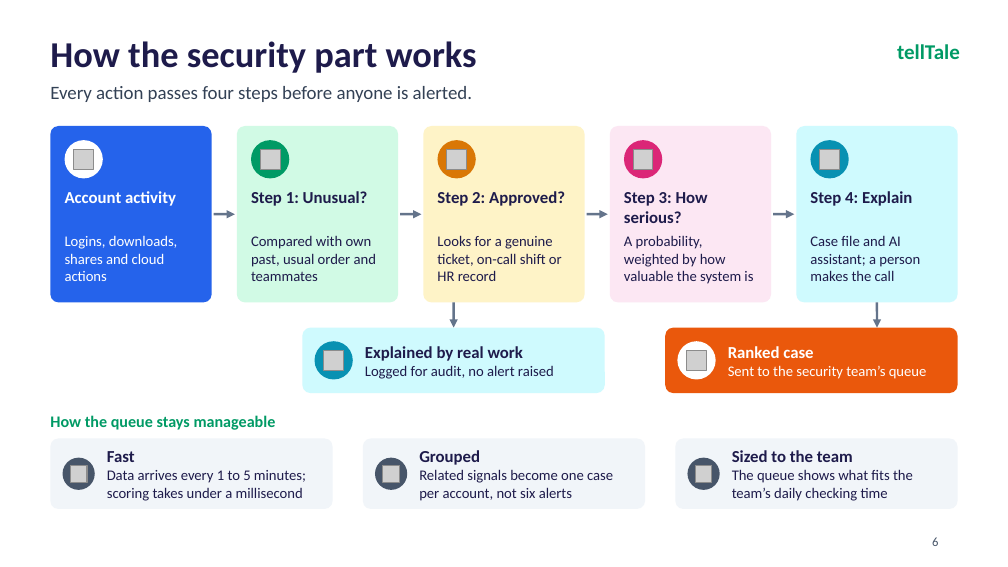
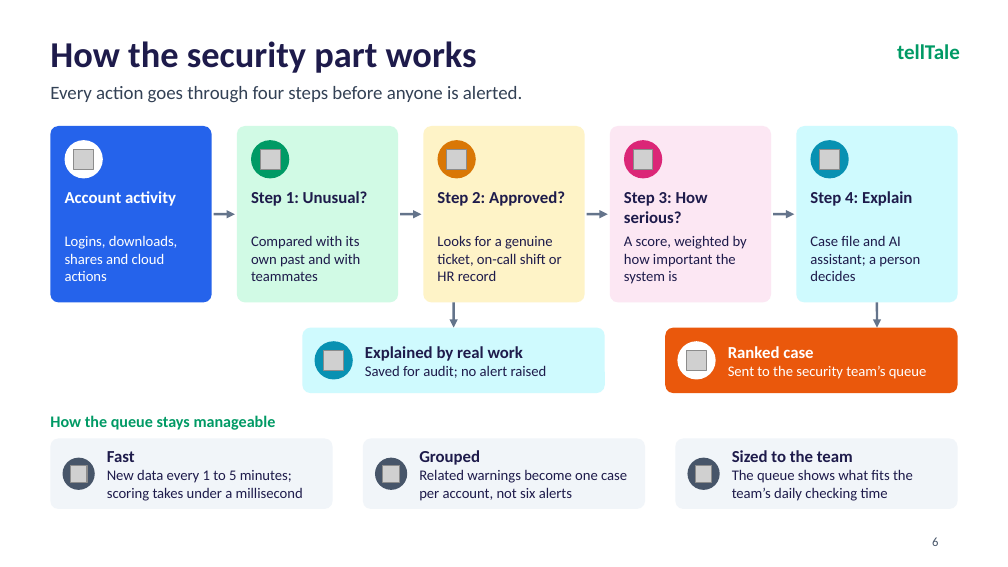
Before and after one commit to aaravgupta0202/telltale, a slide deck: slide 6 of tellTale_CyberForge_Deck.pptx. Drawn at 1008x567 pixels with LibreOffice and Linux fonts; fonts in the diff are those of the drawing; grey boxes stand for pictures; background and template pictures are left out. Boxes give left, top, right and bottom in pixels: in the first picture for what was removed or moved away, otherwise in the second. Text is boxed around its words. In the diff, an @@ line names an element or a change of style, - is before the commit and + after.

```diff
--- a/tellTale_CyberForge_Deck.pptx
+++ b/tellTale_CyberForge_Deck.pptx
@@ text at <box>50,86,522,103</box>: text changed @@
-Every action passes four steps before anyone is alerted.
+Every action goes through four steps before anyone is alerted.
@@ text at <box>251,236,360,281</box>: text changed @@
-Compared with own past, usual order and teammates
+Compared with its own past and with teammates
@@ text at <box>624,235,747,284</box>: text changed @@
-A probability, weighted by how valuable the system is
+A score, weighted by how important the system is
@@ text at <box>810,235,920,281</box>: text changed @@
-Case file and AI assistant; a person makes the call
+Case file and AI assistant; a person decides
@@ text at <box>365,365,547,378</box>: text changed @@
-Logged for audit, no alert raised
+Saved for audit; no alert raised
@@ text at <box>107,470,303,501</box>: text changed @@
-Data arrives every 1 to 5 minutes; scoring takes under a millisecond
+New data every 1 to 5 minutes; scoring takes under a millisecond
@@ text at <box>419,469,627,501</box>: text changed @@
-Related signals become one case per account, not six alerts
+Related warnings become one case per account, not six alerts
```
Also in this commit, not shown: 15 other slides changed, 1 slide removed.
